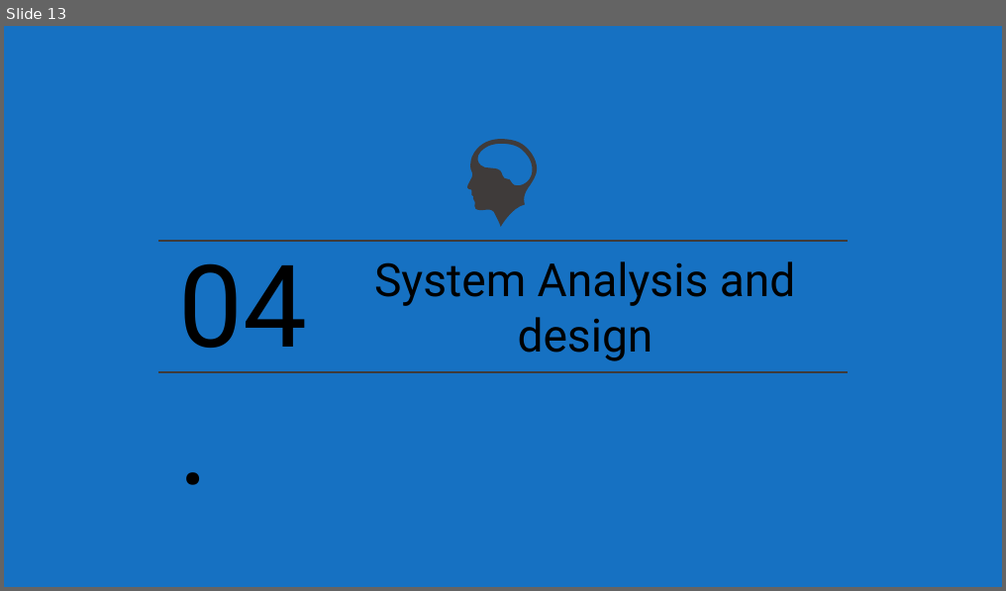
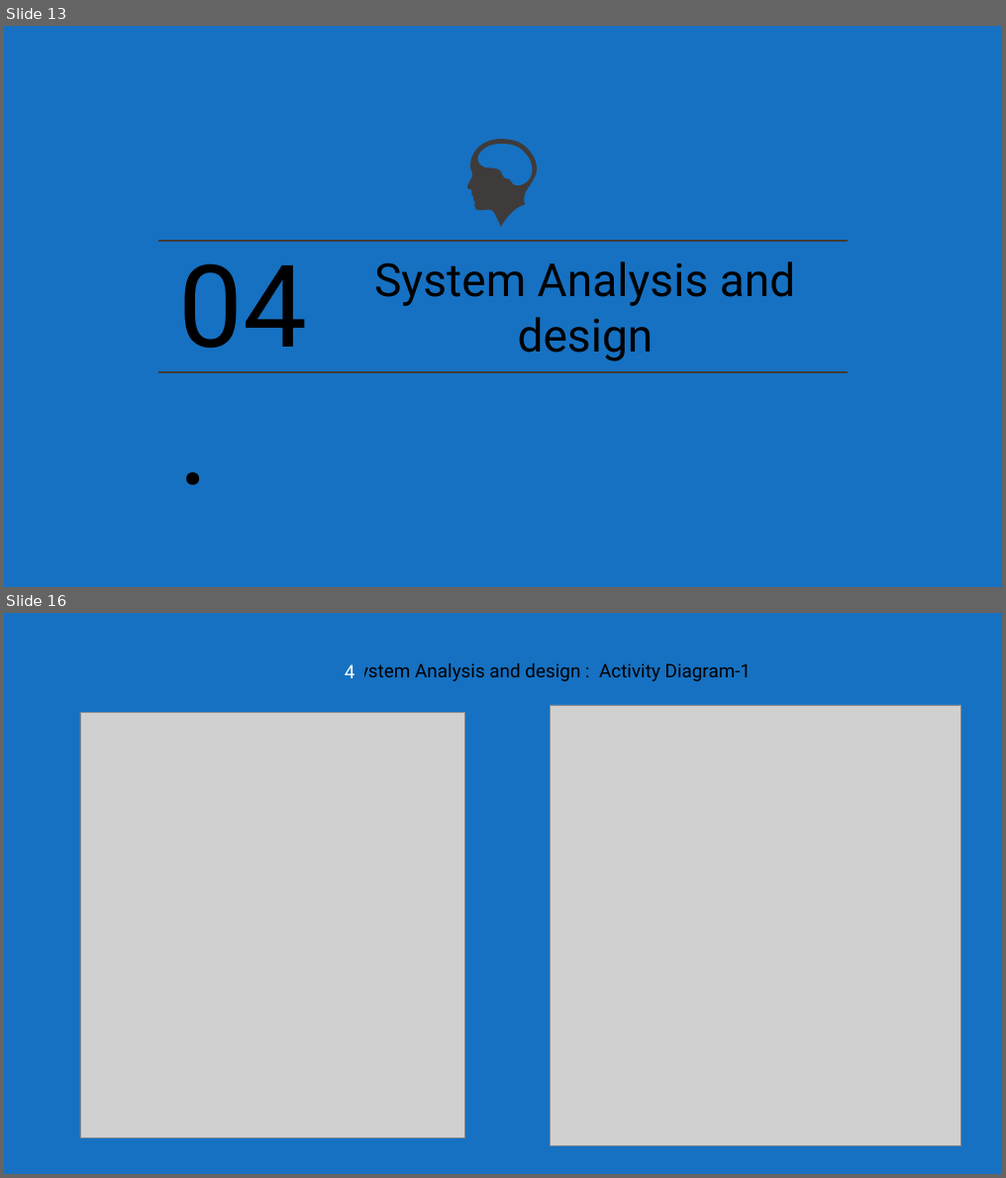
Before and after one commit to mohamed34318/GradutionProject, a slide deck: Graduation_Project_First_Term.pptx. Shown one above the other, each under a label of ours: slide 13 before the commit, slides 13 and 16 after it; the slides between them are not shown. The pictures are 1006x591 and 1006x1178 pixels, drawn with LibreOffice and Linux fonts; fonts in the diff are those of the drawing; grey boxes stand for pictures; background and template pictures are left out. Boxes give left, top, right and bottom in pixels: in the first picture for what was removed or moved away, otherwise in the second. Text is boxed around its words. In the diff, an @@ line names an element or a change of style, - is before the commit and + after.

```diff
--- a/Graduation_Project_First_Term.pptx
+++ b/Graduation_Project_First_Term.pptx
@@ slide 16 added at (4,613,1002,1174), background picture (left out); not listed: 1 template element that a slide beside it also shows @@
@@ text added at (345,664,355,678), 18 pt, text #FFFFFF @@
+4
@@ text added at (349,663,751,681), 18 pt, text #000000 @@
+System Analysis and design : Activity Diagram-1
@@ line added from (353, 685) to (658, 685), #1671C2 1.25 pt @@
@@ picture added at (80,713,464,1139) @@
@@ picture added at (549,705,961,1146) @@
```
Also in this commit, not shown: 3 slides changed, 6 other slides added, 8 slides removed.
